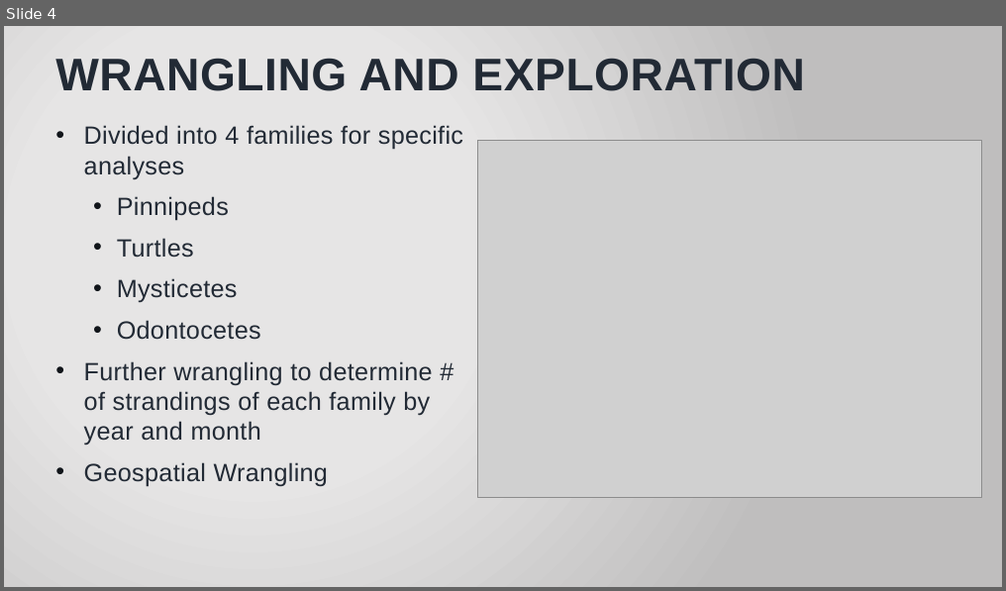
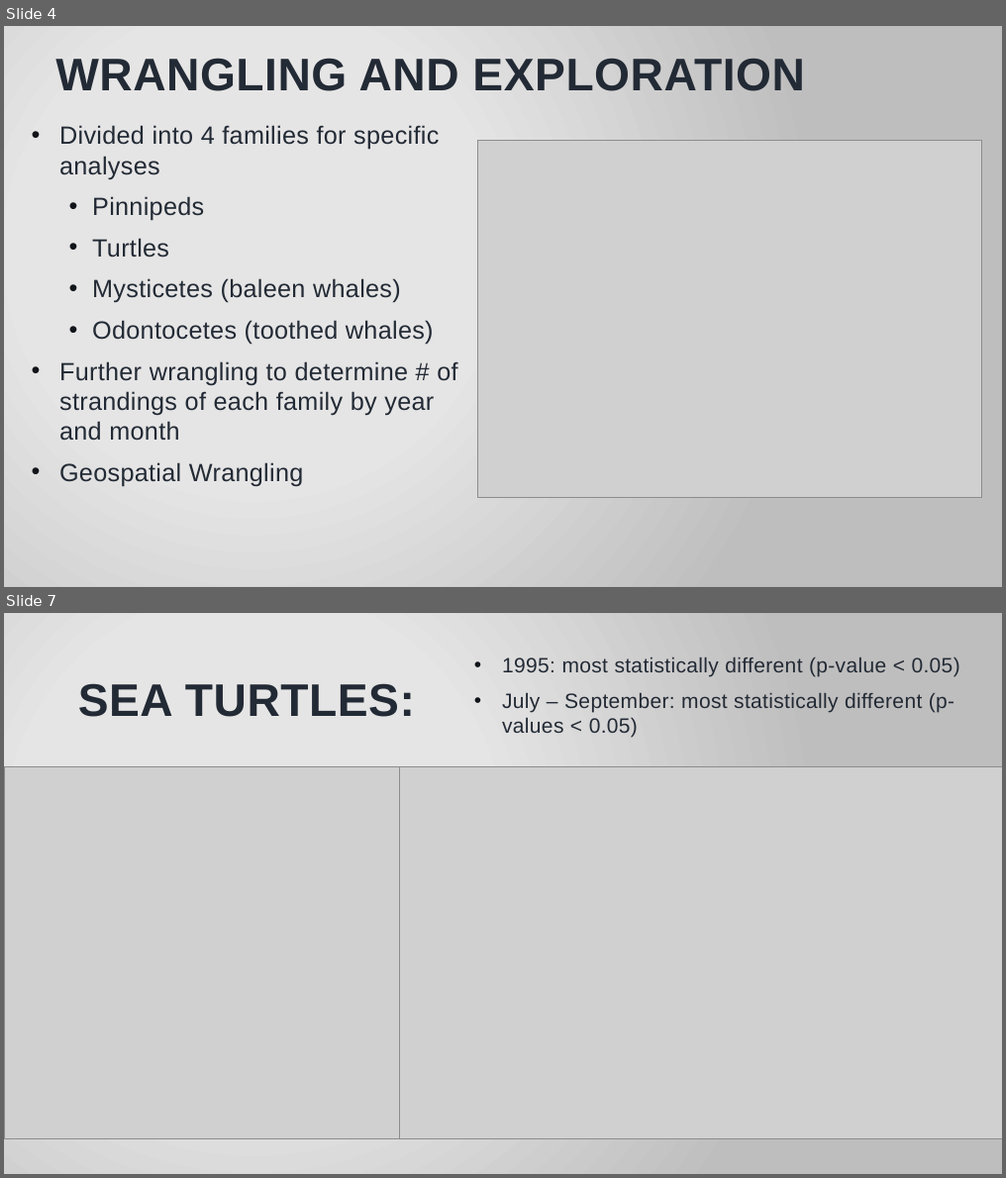
Before and after one commit to jmeza32/MezaFidalgo_Ozog_Pepper_ENV872_EDA_FinalProject, a slide deck: Output/Stranding Data Analysis.pptx. Shown one above the other, each under a label of ours: slide 4 before the commit, slides 4 and 7 after it; the slides between them are not shown. The pictures are 1006x591 and 1006x1178 pixels, drawn with LibreOffice and Linux fonts; fonts in the diff are those of the drawing; grey boxes stand for pictures; background and template pictures are left out. Boxes give left, top, right and bottom in pixels: in the first picture for what was removed or moved away, otherwise in the second. Text is boxed around its words. In the diff, an @@ line names an element or a change of style, - is before the commit and + after.

```diff
--- a/Output/Stranding Data Analysis.pptx
+++ b/Output/Stranding Data Analysis.pptx
@@ slide 7 added at bbox=[4, 613, 1002, 1174], background picture (left out) @@
@@ text added at bbox=[502, 658, 960, 738], 20 pt, text #222A35 @@
+• 1995: most statistically different (p-value < 0.05)
+• July – September: most statistically different (p-values < 0.05)
@@ title added at bbox=[78, 683, 415, 717], 44 pt, text #222A35, bold @@
+SEA TURTLES:
@@ picture added at bbox=[4, 767, 607, 1140] @@
@@ picture added at bbox=[399, 767, 1002, 1140] @@
@@ slide 4 changed as well @@
@@ text "Divided into 4 families for ...": place and size @@
-text "Divided into 4 families for ..." at bbox=[84, 125, 463, 486]
+text "Divided into 4 families for ..." at bbox=[59, 125, 457, 486]
@@ text at bbox=[92, 278, 434, 345]: text changed @@
-  • Mysticetes
-  • Odontocetes
+  • Mysticetes (baleen whales)
+  • Odontocetes (toothed whales)
```
Also in this commit, not shown: 4 other slides changed, 5 other slides added, 7 slides removed.
